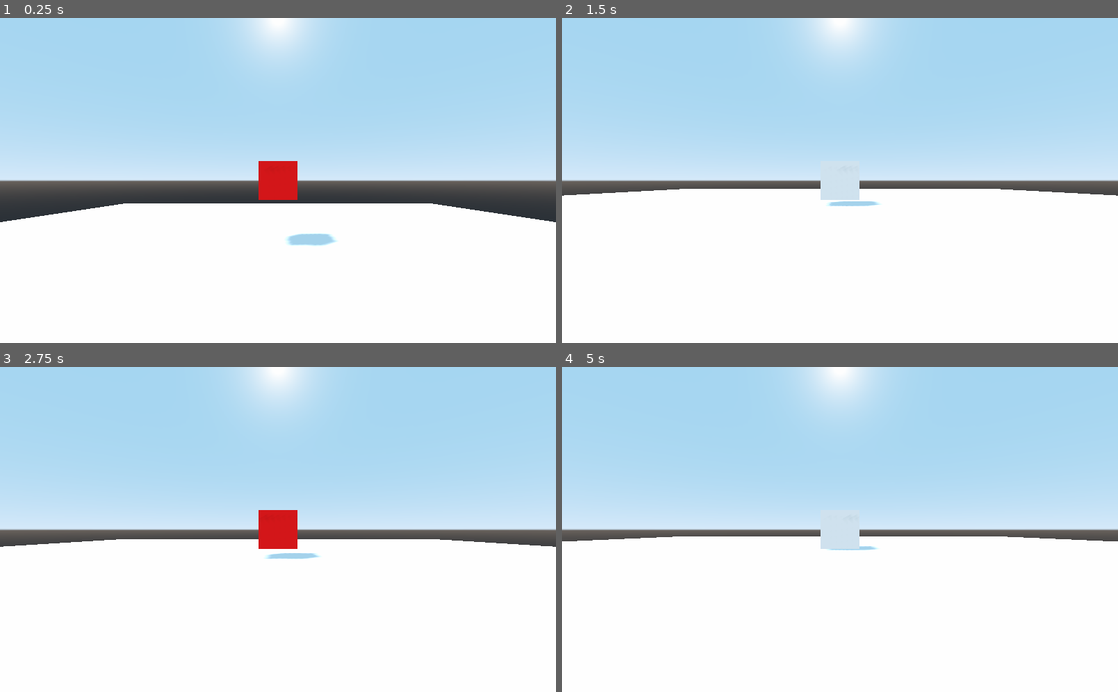
Above: before the commit, frames 1-4 (two rows, left to right).
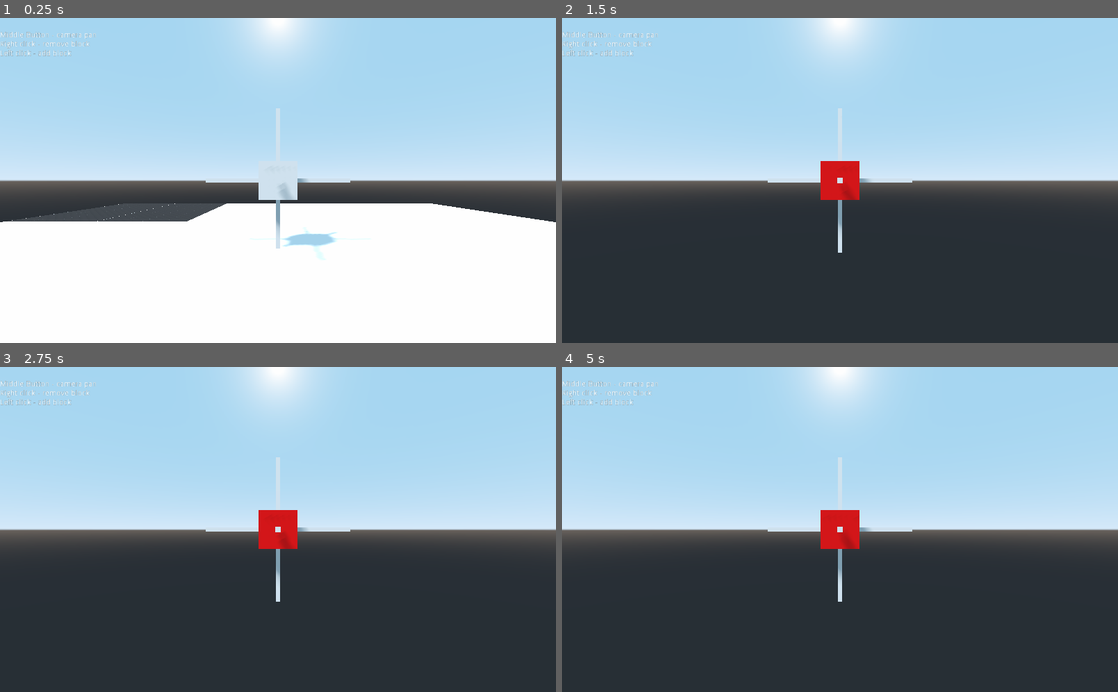
Above: after the commit, the same moments.

Repository: pawngames/GodotModularBuilder
Game: Godot game, scene res://src/level2.tscn
Two runs of this game, one before a commit and one after it. Both use one fixed random seed, a clock stepped at 60 frames per second and the inputs below.
Inputs (mouse positions are in pixels of both pictures, inside the frame that each line leads up to):
- Up to frame 1 (0.25 s): no input
- Up to frame 2 (1.5 s): move the mouse to (962, 164) at 0.52 s; hold Up (ui_up) 0.53-1.28 s; click (962, 164) at 0.67 s; move the mouse to (728, 196) at 1.27 s; click (728, 196) at 1.42 s
- Up to frame 3 (2.75 s): move the mouse to (333, 458) at 2.02 s; hold Up (ui_up) from 2.03 s (still down); click (333, 458) at 2.17 s
- Up to frame 4 (5 s): move the mouse to (812, 594) at 2.77 s; click (812, 594) at 2.92 s; move the mouse to (1006, 578) at 3.52 s; release Up (ui_up) at 3.53 s; click (1006, 578) at 3.67 s; move the mouse to (673, 480) at 4.27 s; click (673, 480) at 4.42 s

The runs differ from the first frame. In frame 1, 2.9% of the frame differs, in the area x 0-99%, y 4-75%; in frame 2, 48%; in frame 3, 47%; in frame 4, 49%, in the area x 0-100%, y 4-100%.

Commit message:
Ajustements on the center of mass calculations

Diff:
--- a/src/IndicatorArea.gd
+++ b/src/IndicatorArea.gd
@@ -26,5 +26,4 @@
 			emit_signal("indicator_pressed", click_normal + global_transform.origin, click_normal, true)
 	if event is InputEventMouseMotion:
 		$Indicator.global_transform.origin = click_normal*2 + global_transform.origin
-		print(click_normal)
 	pass
--- a/src/Module.gd
+++ b/src/Module.gd
@@ -7,7 +7,7 @@
 signal block_remove(id)
 
 #indicates this block's force direction
-var block_direction:Vector3 = Vector3.UP
+var block_direction:Vector3 = global_transform.basis.y
 
 func _ready():
 	pass
@@ -16,11 +16,13 @@
 	if Input.is_action_pressed("ui_up"):
 		#sends the force vector to be applied
 		#on the main body
-		emit_signal("block_input_pressed", block_direction, transform.origin)
+		emit_signal("block_input_pressed", global_transform.basis.y*10.0, transform.origin)
 		pass
 	pass
 
 func _on_SnapArea_indicator_pressed(pos, normal, left):
 	if left:
 		emit_signal("block_add", pos, normal)
+	else:
+		emit_signal("block_remove", self)
 	pass
--- a/src/Vehicle.gd
+++ b/src/Vehicle.gd
@@ -5,6 +5,7 @@
 func _ready():
 	$BuildModule.connect("block_input_pressed", self, "_block_input")
 	$BuildModule.connect("block_add", self, "_block_added")
+	$BuildModule.connect("block_remove", self, "_block_removed")
 	pass
 
 func _process(delta):
@@ -14,6 +15,13 @@
 	forces.clear()
 	pass
 
+func _block_removed(id):
+	remove_child(id)
+	mass -= 1.0
+	weight = mass*gravity_scale*9.8
+	_recalculate_cm()
+	pass
+
 func _block_added(pos, normal):
 	var new_module_scene = load("res://src/BuildModule.tscn").duplicate(true)
 	var new_module = new_module_scene.instance()
@@ -21,6 +29,29 @@
 	new_module.global_transform.origin = pos + normal
 	new_module.connect("block_add", self, "_block_added")
 	new_module.connect("block_input_pressed", self, "_block_input")
+	new_module.connect("block_remove", self, "_block_removed")
+	mass += 1.0
+	weight = mass*gravity_scale*9.8
+	_recalculate_cm()
+	pass
+
+func _recalculate_cm():
+	#assuming equal mass for every block
+	var start_pos = global_transform.origin
+	var new_cm = Vector3.ZERO
+	var count = 0
+	for child in get_children():
+		if child is CollisionShape:
+			count += 1
+			new_cm += child.transform.origin
+	new_cm /= count
+	print("ncm" + str(new_cm))
+	for child in get_children():
+		if child is CollisionShape:
+			child.transform.origin -= new_cm/2
+	global_transform.origin -= new_cm.rotated(Vector3.UP, PI/2)/2
+	print("gt" + str(global_transform.origin))
+	$CM.transform.origin = Vector3.ZERO
 	pass
 
 func _block_input(direction, pos):
--- a/src/Vehicle.tscn
+++ b/src/Vehicle.tscn
@@ -1,11 +1,32 @@
-[gd_scene load_steps=3 format=2]
+[gd_scene load_steps=5 format=2]
 
 [ext_resource path="res://src/BuildModule.tscn" type="PackedScene" id=1]
 [ext_resource path="res://src/Vehicle.gd" type="Script" id=2]
 
+[sub_resource type="CubeMesh" id=1]
+size = Vector3( 8, 0.2, 0.2 )
+
+[sub_resource type="CubeMesh" id=2]
+size = Vector3( 0.2, 0.2, 8 )
+
 [node name="Vehicle" type="RigidBody"]
 transform = Transform( 1, 0, 0, 0, 1, 0, 0, 0, 1, 0, 4, 0 )
 mass = 5.0
+linear_damp = 0.3
+angular_damp = 0.3
 script = ExtResource( 2 )
 
 [node name="BuildModule" parent="." instance=ExtResource( 1 )]
+
+[node name="CM" type="MeshInstance" parent="."]
+mesh = SubResource( 1 )
+material/0 = null
+
+[node name="x" type="MeshInstance" parent="CM"]
+mesh = SubResource( 2 )
+material/0 = null
+
+[node name="y" type="MeshInstance" parent="CM"]
+transform = Transform( -4.37114e-08, -1, 0, -4.37114e-08, 1.91069e-15, -1, 1, -4.37114e-08, -4.37114e-08, 0, 0, 0 )
+mesh = SubResource( 2 )
+material/0 = null
--- a/src/level2.gd
+++ b/src/level2.gd
@@ -30,13 +30,14 @@
 			var dir = 1 if invert_y else -1
 			$CamRefX/CamRefY.rotate_object_local(Vector3.FORWARD, dir * event.relative.y * mouse_sensitivity)
 	if event is InputEventMouseButton:
+		print(event.button_index)
 		if event.button_index == BUTTON_WHEEL_UP:
 			zoom -= zoom_speed
 		if event.button_index == BUTTON_WHEEL_DOWN:
 			zoom += zoom_speed
-		if event.button_index == BUTTON_MASK_RIGHT and event.pressed:
+		if event.button_index == BUTTON_MIDDLE and event.pressed:
 			btn_down = true
-		if event.button_index == BUTTON_MASK_RIGHT and !event.pressed:
+		if event.button_index == BUTTON_MIDDLE and !event.pressed:
 			btn_down = false
 		zoom = clamp(zoom, min_zoom, max_zoom)
 	pass
--- a/src/level2.tscn
+++ b/src/level2.tscn
@@ -1,10 +1,15 @@
-[gd_scene load_steps=5 format=2]
+[gd_scene load_steps=7 format=2]
 
 [ext_resource path="res://src/Vehicle.tscn" type="PackedScene" id=1]
 [ext_resource path="res://src/level2.gd" type="Script" id=2]
+[ext_resource path="res://assets/textures/texture_01.png" type="Texture" id=3]
 
 [sub_resource type="PlaneMesh" id=1]
 size = Vector2( 50, 50 )
+
+[sub_resource type="SpatialMaterial" id=5]
+albedo_texture = ExtResource( 3 )
+uv1_scale = Vector3( 3, 3, 3 )
 
 [sub_resource type="BoxShape" id=2]
 extents = Vector3( 25, 0.1, 25 )
@@ -12,9 +17,33 @@
 [node name="level2" type="Spatial"]
 script = ExtResource( 2 )
 
+[node name="UI" type="Control" parent="."]
+anchor_right = 1.0
+anchor_bottom = 1.0
+mouse_filter = 2
+__meta__ = {
+"_edit_use_anchors_": false
+}
+
+[node name="HBoxContainer" type="HBoxContainer" parent="UI"]
+anchor_right = 1.0
+margin_top = 25.0
+margin_bottom = 56.0
+__meta__ = {
+"_edit_use_anchors_": false
+}
+
+[node name="Label" type="Label" parent="UI/HBoxContainer"]
+margin_right = 178.0
+margin_bottom = 65.0
+text = "Middle Button - camera pan
+Right click - remove block
+Left click - add block
+"
+
 [node name="Ground" type="MeshInstance" parent="."]
 mesh = SubResource( 1 )
-material/0 = null
+material/0 = SubResource( 5 )
 
 [node name="StaticBody" type="StaticBody" parent="Ground"]
 
Binary file added: assets/textures/texture_01.png
